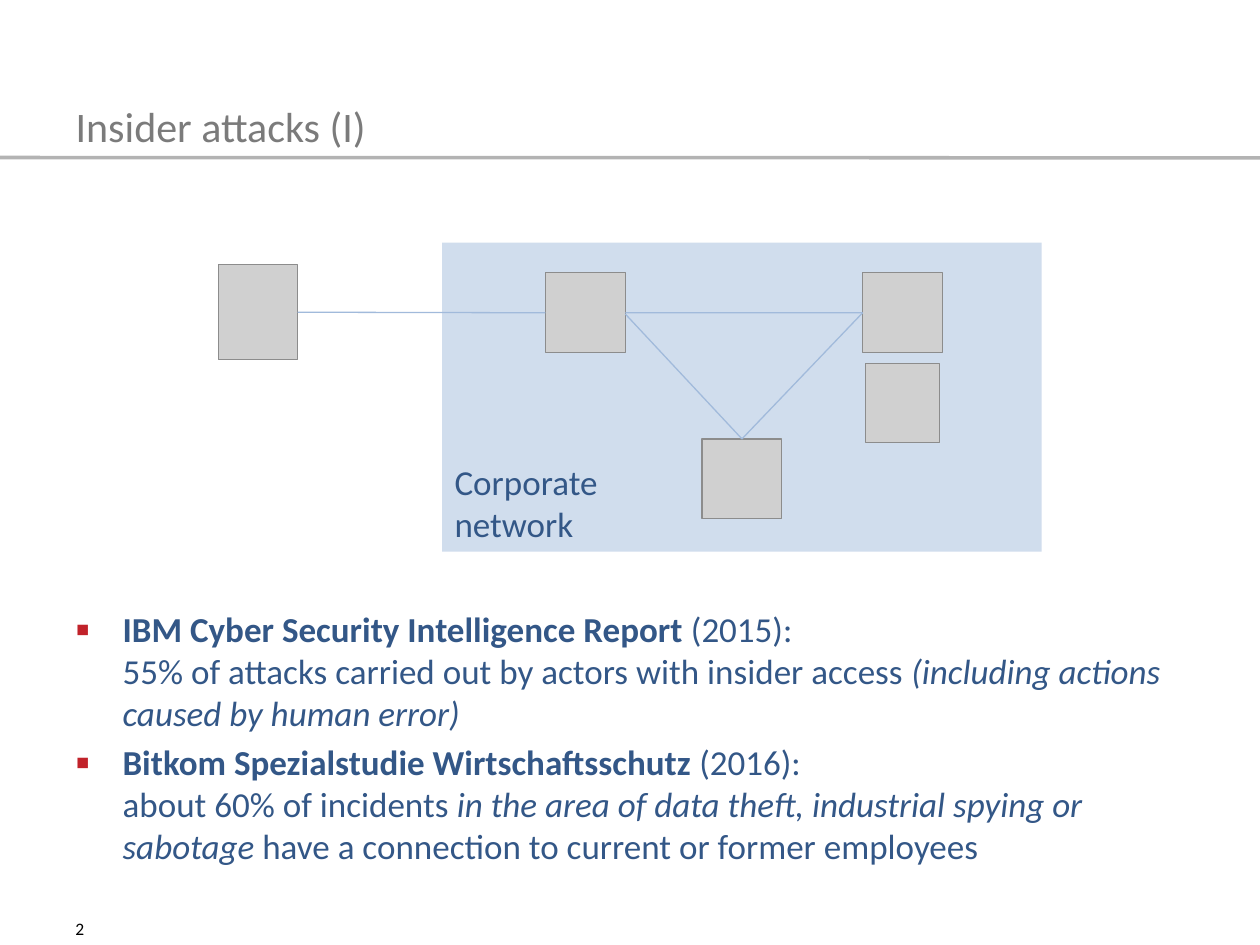
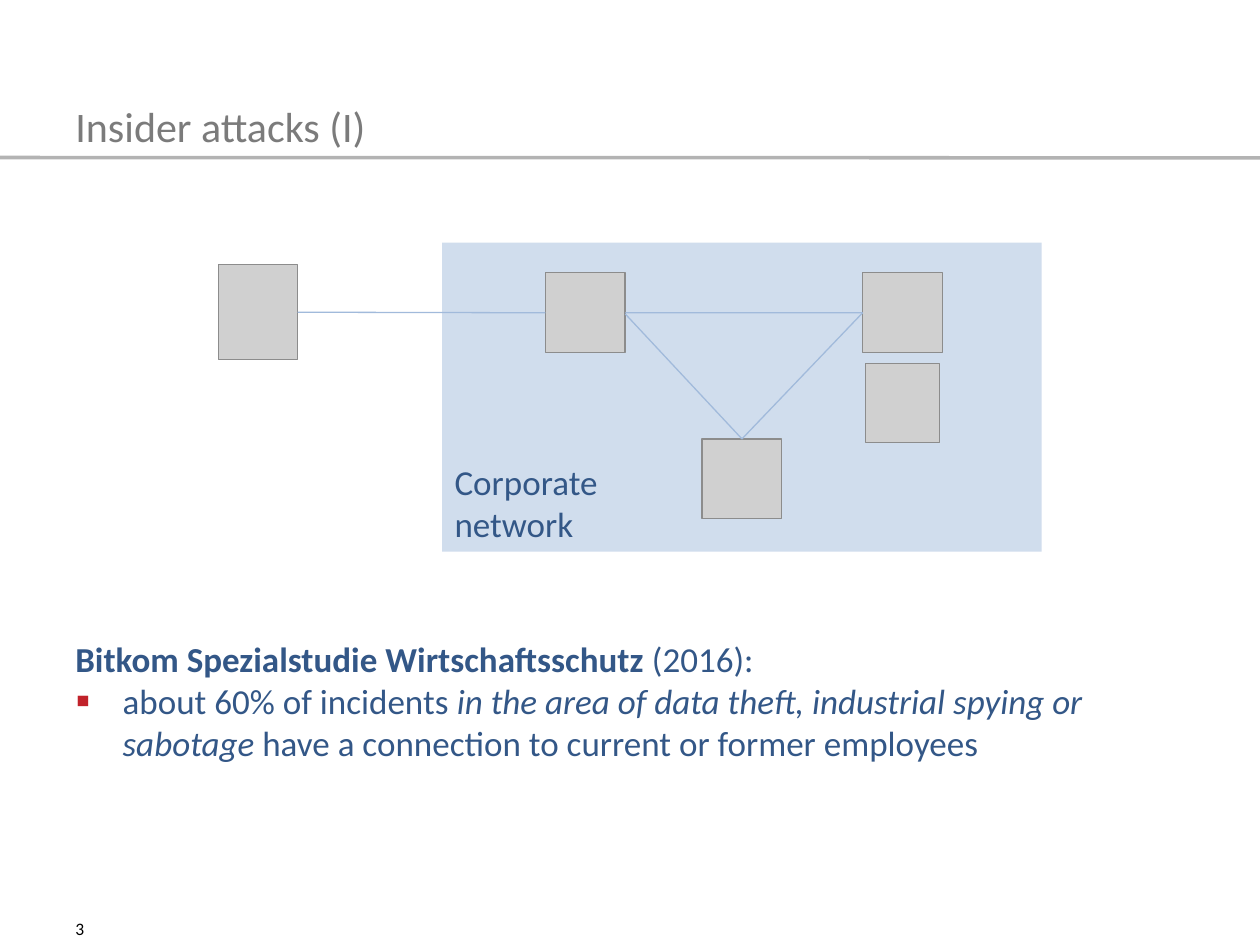
Before and after one commit to tompetersen/master-thesis, a slide deck: slide 3 of pet-con/Talk_PET_CON.odp (slide 2 before the commit). Drawn at 1260x945 pixels with LibreOffice and Linux fonts; fonts in the diff are those of the drawing; grey boxes stand for pictures. Boxes give left, top, right and bottom in pixels: in the first picture for what was removed or moved away, otherwise in the second. Text is boxed around its words. In the diff, an @@ line names an element or a change of style, - is before the commit and + after.

Commit message:
Updated pet con slides

```diff
--- a/pet-con/Talk_PET_CON.odp
+++ b/pet-con/Talk_PET_CON.odp
@@ text at (75,646,1082,762): text changed @@
-▪ IBM Cyber Security Intelligence Report (2015):
-  55% of attacks carried out by actors with insider access (including actions caused by human error)
-▪ Bitkom Spezialstudie Wirtschaftsschutz (2016):
-  about 60% of incidents in the area of data theft, industrial spying or sabotage have a connection to current or former employees
+Bitkom Spezialstudie Wirtschaftsschutz (2016):
+▪ about 60% of incidents in the area of data theft, industrial spying or sabotage have a connection to current or former employees
@@ page number at (75,923,84,935): text changed @@
-2
+3
```
Also in this commit, not shown: 13 other slides changed, 10 slides added, 1 slide removed, 1 other file.
